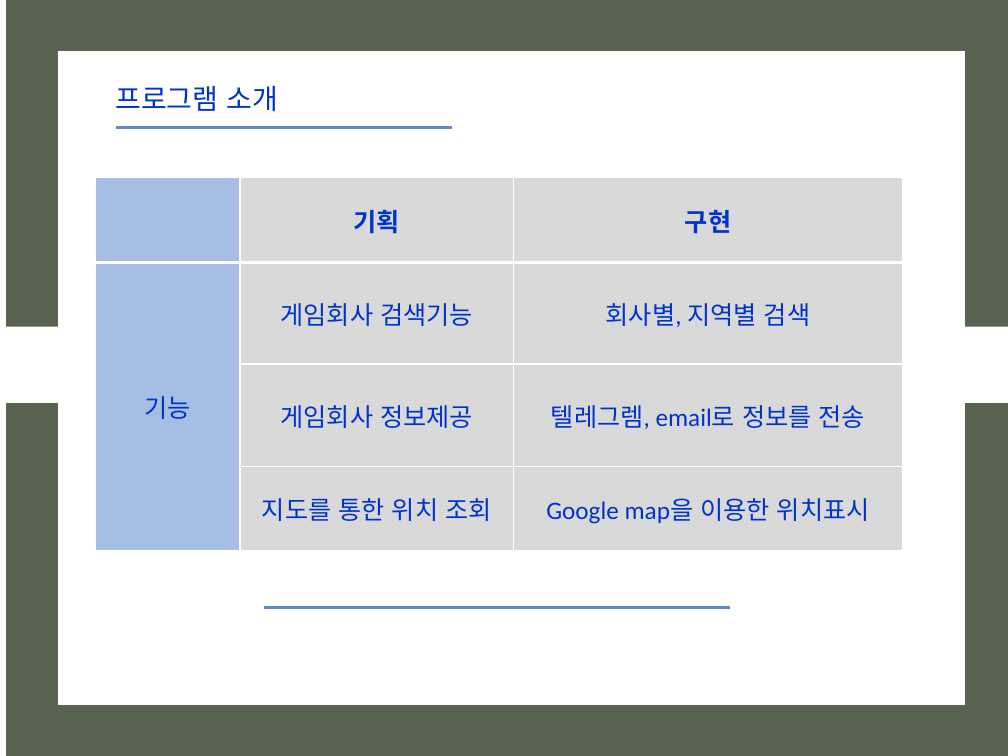
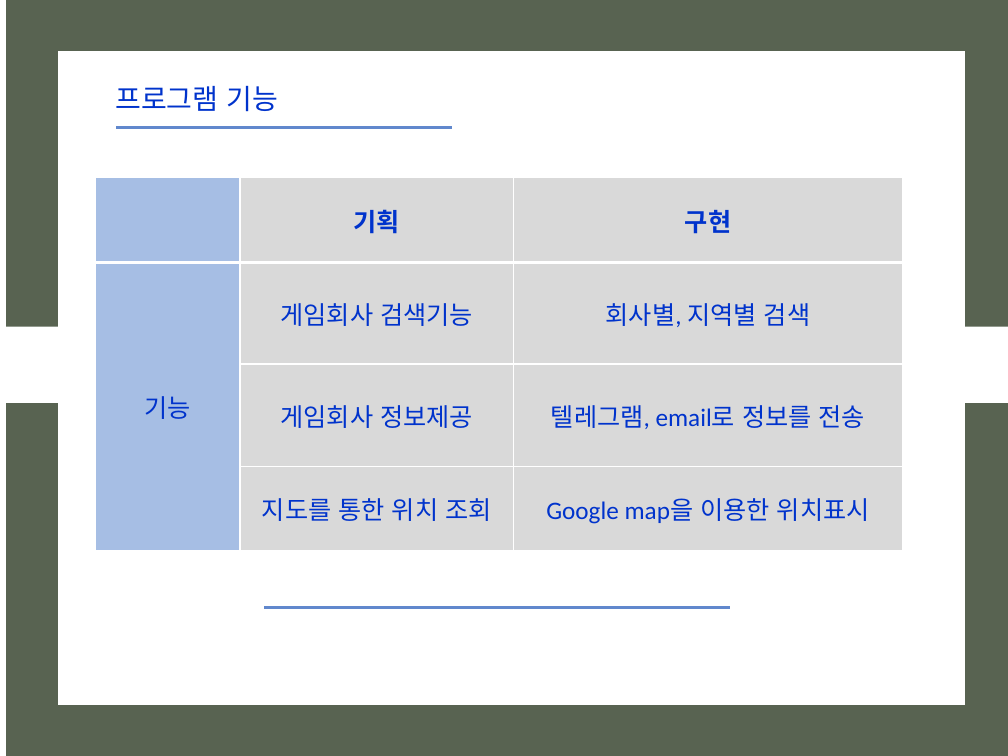
Before and after one commit to xoghk9zla/Script_Language_Term_Project, a slide deck: slide 2 of 발표자료/최종 발표/스크립트 최종발표.pptx. Drawn at 1008x756 pixels with LibreOffice and Linux fonts; fonts in the diff are those of the drawing. Boxes give left, top, right and bottom in pixels: in the first picture for what was removed or moved away, otherwise in the second. Text is boxed around its words. In the diff, an @@ line names an element or a change of style, - is before the commit and + after.

```diff
--- a/발표자료/최종 발표/스크립트 최종발표.pptx
+++ b/발표자료/최종 발표/스크립트 최종발표.pptx
@@ text at [115, 85, 278, 112]: text changed @@
-프로그램 소개
+프로그램 기능
@@ table at [96, 177, 902, 551] @@
-row 3, column 3: 텔레그렘, email로 정보를 전송
+row 3, column 3: 텔레그램, email로 정보를 전송
```
Also in this commit, not shown: 1 other slide changed, 1 other file.
